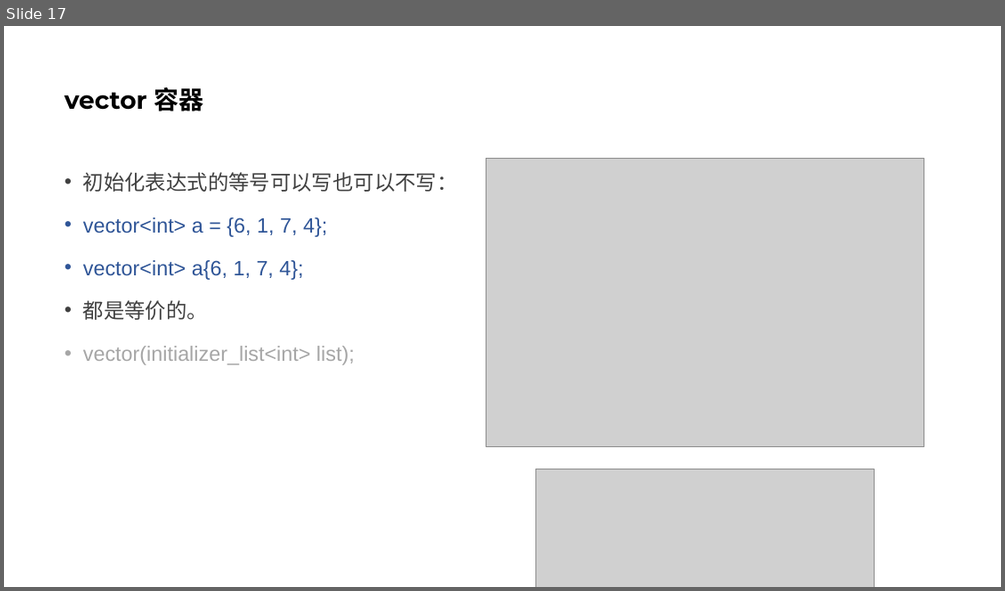
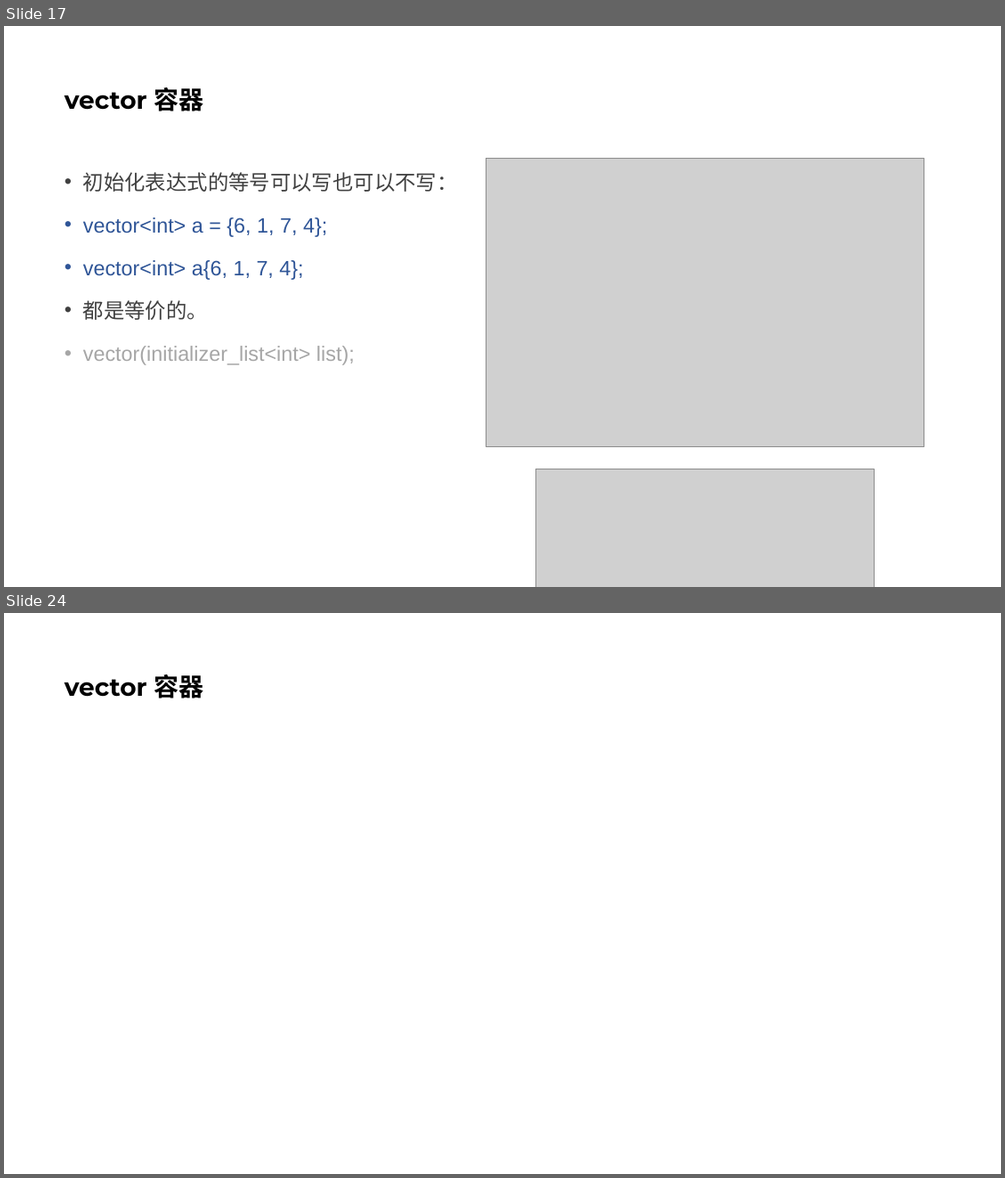
Before and after one commit to parallel101/course, a slide deck: 13/slides.pptx. Shown one above the other, each under a label of ours: slide 17 before the commit, slides 17 and 24 after it; the slides between them are not shown. The pictures are 1005x591 and 1005x1178 pixels, drawn with LibreOffice and Linux fonts; fonts in the diff are those of the drawing; grey boxes stand for pictures. Boxes give left, top, right and bottom in pixels: in the first picture for what was removed or moved away, otherwise in the second. Text is boxed around its words. In the diff, an @@ line names an element or a change of style, - is before the commit and + after.

Commit message:
add vector slides

```diff
--- a/13/slides.pptx
+++ b/13/slides.pptx
@@ slide 24 added at bbox=[4, 613, 1001, 1174], background #FFFFFF @@
@@ title added at bbox=[65, 674, 204, 698], 24 pt, text #000000, bold @@
+vector 容器
```
Also in this commit, not shown: 1 slide changed, 5 other slides added, 6 other files.
